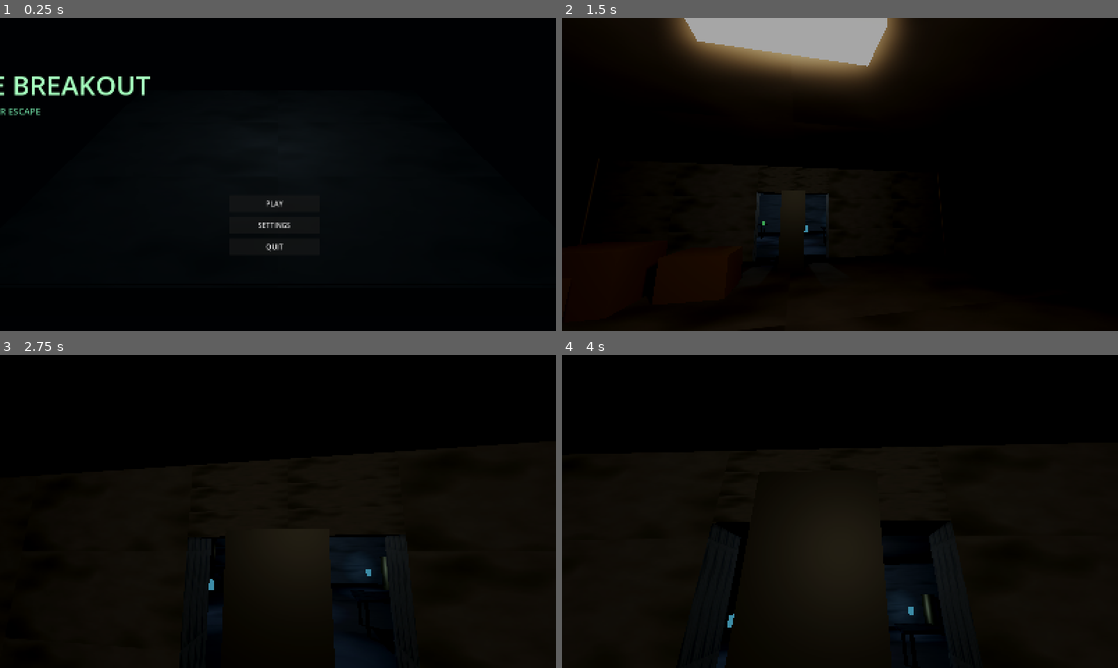
Above: before the commit, frames 1-4 (two rows, left to right).
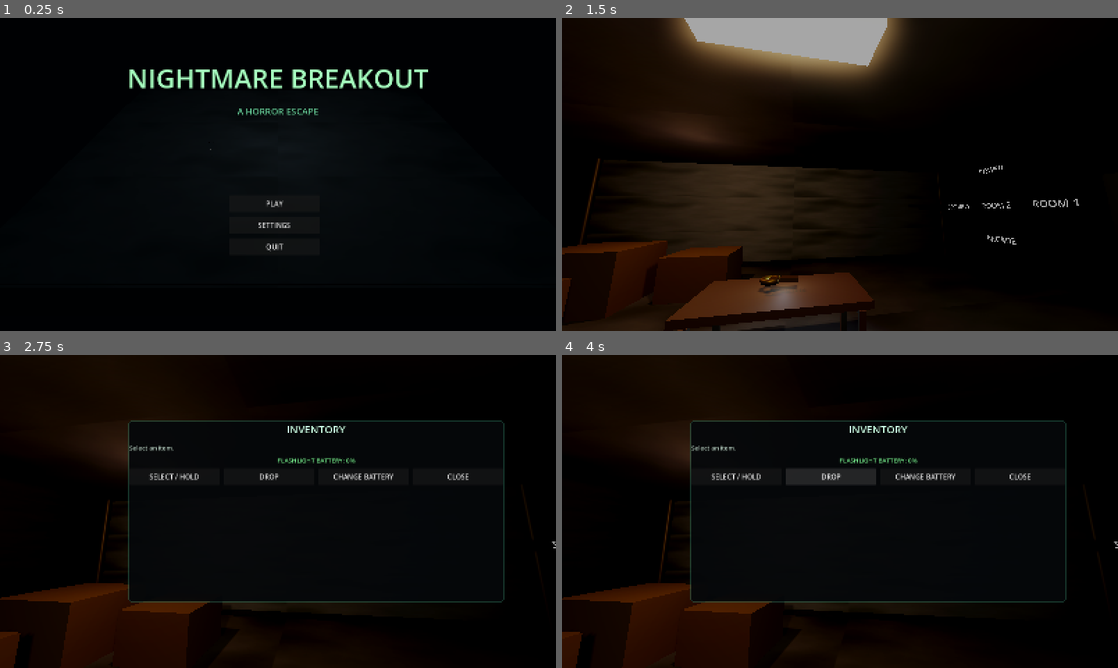
Above: after the commit, the same moments.

Repository: jakefnrr/NightmareBreakout
Game: Godot game, scene res://scenes/main.tscn
Same seed, same stepped clock (60 frames per second), same inputs: the game is played once before the commit and once after it.
Inputs (mouse positions are in pixels of both pictures, inside the frame that each line leads up to):
- Up to frame 1 (0.25 s): no input
- Up to frame 2 (1.5 s): click "PLAY" at 0.5 s; tap Enter at 1.25 s; move the mouse to (867, 174) at 1.27 s; hold W (move_forward) from 1.28 s (still down); hold F (flashlight) from 1.28 s (still down)
- Up to frame 3 (2.75 s): keep holding W (move_forward); tap Space (jump) at 1.52, 1.82, 2.27, 2.57 s; tap E (interact) at 1.55, 2.1 s; move the mouse to (250, 511) at 2.02 s; release F (flashlight) at 2.03 s; tap Q at 2.3 s
- Up to frame 4 (4 s): release W (move_forward) at 2.75 s; click (734, 477) at 2.75 s, where only the run after the commit has a clickable "SELECT / HOLD"; click (828, 477) at 3.5 s, where only the run after the commit has a clickable "DROP"

The runs differ from the first frame. In frame 1, 2.7% of the frame differs, in the area x 0-77%, y 16-43%; in frame 2, 15%, in the area x 0-93%, y 24-100%; in frame 3, 8.6%; in frame 4, 10%.

Commit message:
update

Diff:
--- a/scripts/level.gd
+++ b/scripts/level.gd
@@ -16,15 +16,17 @@
 	_build_shell()
 	_build_room("r1", Rect2(-24, -6, 12, 12), _mat("concrete"), _mat("concrete_dark"), [
 		{"side": "E", "at": 0.0, "door": "door_r1_r2"},
-		{"side": "N", "at": -18.0, "door": "door_r1_ws"},
-	])
-	_build_room("ws", Rect2(-24, -16, 12, 10), _mat("concrete_dark"), _mat("concrete_dark"), [
-		{"side": "S", "at": -18.0, "door": "door_r1_ws"},
+		{"side": "E", "at": 3.5, "door": "door_r1_r2_secret"},
+	])
+	_build_room("ws", Rect2(-12, -16, 16, 10), _mat("concrete_dark"), _mat("concrete_dark"), [
+		{"side": "S", "at": -4.0, "door": "door_r2_ws"},
 	])
 	_build_room("r2", Rect2(-12, -6, 16, 12), _mat("wall_paint"), _mat("concrete"), [
 		{"side": "W", "at": 0.0, "door": "door_r1_r2"},
+		{"side": "W", "at": 3.5, "door": "door_r1_r2_secret"},
 		{"side": "E", "at": 0.0, "door": "door_r2_sec"},
 		{"side": "S", "at": -4.0, "door": "door_r2_vg"},
+		{"side": "N", "at": -4.0, "door": "door_r2_ws"},
 	])
 	_build_room("sec", Rect2(4, -6, 12, 12), _mat("metal_dark"), _mat("concrete_dark"), [
 		{"side": "W", "at": 0.0, "door": "door_r2_sec"},
@@ -139,10 +141,12 @@
 
 func _doors() -> void:
 	# id, position, horizontal (N/S wall => panel width along x), req
-	_door("door_r1_r2", Vector3(-12, DOOR_H / 2, 0), true, {})
-	_door("door_r1_ws", Vector3(-18, DOOR_H / 2, -6), false, {"key": "key_room2"})
-	_door("door_r2_sec", Vector3(4, DOOR_H / 2, 0), true, {"cell": "power_cell"})
-	_door("door_r2_vg", Vector3(-4, DOOR_H / 2, 6), false, {"key": "key_vg"})
+	_door("door_r1_r2", Vector3(-12, DOOR_H / 2, 0), false, {"key": "gold_key"})
+	_door("door_r1_r2_secret", Vector3(-12, DOOR_H / 2, 3.5), false, {})
+	game.doors["door_r1_r2_secret"]["mesh"].material_override = _mat("concrete_dark")
+	_door("door_r2_ws", Vector3(-4, DOOR_H / 2, -6), true, {"key": "key_power"})
+	_door("door_r2_sec", Vector3(4, DOOR_H / 2, 0), false, {"cell": "power_cell"})
+	_door("door_r2_vg", Vector3(-4, DOOR_H / 2, 6), true, {"key": "key_vg"})
 
 
 func _door(id: String, pos: Vector3, horizontal: bool, req: Dictionary) -> void:
@@ -179,6 +183,16 @@
 	_box(_c("r1", -1.8, -3.8, 0.4), Vector3(1.2, 0.8, 1.2), _mat("crate"), true, "wood")
 	_box(_c("r1", -3.6, -2.0, 0.35), Vector3(1.0, 0.7, 1.0), _mat("crate"), true, "wood")
 	_box(_c("r1", 3.5, 3.5, 0.25), Vector3(2.2, 0.5, 1.2), _mat("sheet"), true, "carpet")
+	# Table in Room 1 (holds the gold key).
+	var tc = _c("r1", 0, -1)
+	_box(Vector3(tc.x, 0.78, tc.z), Vector3(1.7, 0.07, 0.95), _mat("wood"), true, "wood")
+	for sx in [-0.75, 0.75]:
+		for sz in [-0.4, 0.4]:
+			_box(Vector3(tc.x + sx, 0.36, tc.z + sz), Vector3(0.07, 0.72, 0.07), _mat("wood"), false)
+	# Crates hiding the secret door on the east wall.
+	_box(_c("r1", 4.0, 4.2, 0.5), Vector3(1.3, 1.0, 1.3), _mat("crate"), true, "wood")
+	_box(_c("r1", 4.0, 2.6, 0.45), Vector3(1.2, 0.9, 1.1), _mat("crate"), true, "wood")
+	_box(_c("r1", 3.4, 3.4, 0.3), Vector3(0.9, 0.6, 0.9), _mat("crate"), true, "wood")
 	# Main Room 2: desks + shelf + storage.
 	_desk(_c("r2", -4, -3.5))
 	_desk(_c("r2", 3.5, -3.5))
@@ -216,6 +230,10 @@
 	_fixture("r2", "fixture_cool")
 	_fixture("ws", "fixture_cool")
 	_fixture("vg", "fixture_purple")
+	# Generous interact zones on desk monitors.
+	for d in [_c("r2", -4, -3.5), _c("r2", 3.5, -3.5), _c("sec", -2.5, -3.0), _c("sec", 2.0, -3.0)]:
+		_zone(Vector3(d.x + 0.4, 1.05, d.z - 0.2), Vector3(1.1, 0.8, 0.9),
+			{"type": "computer", "id": "desk", "prompt": "MONITOR"})
 
 
 func _trims(rid: String) -> void:
@@ -246,13 +264,24 @@
 	add_child(mi)
 
 
+func _zone(center: Vector3, size: Vector3, data: Dictionary) -> void:
+	var body = StaticBody3D.new()
+	body.position = center
+	body.set_meta("interact", data)
+	var col = CollisionShape3D.new()
+	var s = BoxShape3D.new(); s.size = size
+	col.shape = s
+	body.add_child(col)
+	add_child(body)
+
+
 func _desk(center: Vector3) -> void:
 	_box(Vector3(center.x, 0.75, center.z), Vector3(1.8, 0.08, 0.9), _mat("wood"), true, "wood")
 	for sx in [-0.8, 0.8]:
 		for sz in [-0.35, 0.35]:
 			_box(Vector3(center.x + sx, 0.35, center.z + sz), Vector3(0.06, 0.7, 0.06), _mat("metal_dark"), false)
 	# Monitor.
-	_box(Vector3(center.x + 0.4, 1.05, center.z - 0.2), Vector3(0.7, 0.5, 0.06), _mat("screen"), false)
+	_box(Vector3(center.x + 0.4, 1.05, center.z - 0.2), Vector3(0.7, 0.5, 0.06), _mat("monitor"), false)
 
 
 func _table(center: Vector3) -> void:
--- a/scripts/main.gd
+++ b/scripts/main.gd
@@ -29,13 +29,17 @@
 var panel_count := 0
 var sec_lights: Array = []
 var sec_on := false
+var room_lights := {}
+var lights_out := false
+var blackout_timer := 0.0
 var scare_tex: Texture2D = null
 
 const ITEMS := {
 	"flashlight": {"name": "FLASHLIGHT", "type": "flashlight", "desc": "A heavy tactical flashlight. Press F to toggle. Battery drains only while ON."},
 	"battery": {"name": "BATTERY", "type": "battery", "desc": "Spare battery for the flashlight. Only one spare can be carried."},
 	"power_cell": {"name": "POWER CELL", "type": "powercell", "desc": "A charged power cell. The Security Room door consumes one."},
-	"key_room2": {"name": "BRASS KEY", "type": "key", "desc": "Heavy brass key. Opens the Workspace door in Main Room 1."},
+	"gold_key": {"name": "GOLD KEY", "type": "key", "desc": "A heavy gold key. Opens the door to Main Room 2."},
+	"key_power": {"name": "STORAGE KEY", "type": "key", "desc": "A small brass key. Opens the Power Room door in Room 2."},
 	"key_vg": {"name": "SECURITY KEY", "type": "key", "desc": "Security keycard-style key. Opens the Video Game Room door."},
 }
 
@@ -145,6 +149,7 @@
 	mats["fixture_cool"] = _mat(Color(0.85, 0.95, 1), 0.4, 0.0, Color(0.65, 0.85, 1), 2.2)
 	mats["fixture_purple"] = _mat(Color(0.8, 0.6, 1), 0.4, 0.0, Color(0.6, 0.35, 1), 2.2)
 	mats["fixture_green"] = _mat(Color(0.6, 1, 0.7), 0.4, 0.0, Color(0.35, 1, 0.55), 2.2)
+	mats["monitor"] = _mat(Color(0.03, 0.05, 0.08), 0.25, 0.3, Color(0.08, 0.22, 0.4), 0.5)
 
 
 func _build_environment() -> void:
@@ -192,8 +197,17 @@
 	var mi = MeshInstance3D.new()
 	match ITEMS[item_id]["type"]:
 		"key":
-			var bm = BoxMesh.new(); bm.size = Vector3(0.28, 0.04, 0.1); mi.mesh = bm
+			var bm = BoxMesh.new(); bm.size = Vector3(0.3, 0.04, 0.1); mi.mesh = bm
 			mi.material_override = mats["key_gold"]
+			var ring = MeshInstance3D.new()
+			var tm = TorusMesh.new()
+			tm.inner_radius = 0.045; tm.outer_radius = 0.11
+			tm.rings = 12; tm.ring_segments = 8
+			ring.mesh = tm
+			ring.material_override = mats["key_gold"]
+			ring.position = Vector3(-0.14, 0, 0)
+			ring.rotation.y = PI / 2
+			mi.add_child(ring)
 		"battery":
 			var cm = CylinderMesh.new(); cm.top_radius = 0.07; cm.bottom_radius = 0.07; cm.height = 0.22; mi.mesh = cm
 			mi.material_override = mats["battery_green"]
@@ -239,8 +253,10 @@
 
 
 func _setup_content() -> void:
-	# Main Room 2 key.
-	_world_item("key_room2", _room_pos("r2", -4.0, -3.5, 0.95))
+	# Gold key on the Room 1 table.
+	_world_item("gold_key", _room_pos("r1", 0.0, -1.0, 0.92))
+	# Storage key on a Room 2 desk (opens the Power Room door).
+	_world_item("key_power", _room_pos("r2", -4.0, -3.5, 0.95))
 	# Workspace supplies.
 	_world_item("flashlight", _room_pos("ws", 0.0, 0.0, 0.95))
 	_world_item("battery", _room_pos("ws", -2.0, -2.0, 0.95))
@@ -261,10 +277,30 @@
 	_prop_box(ap + Vector3(0, 1.1, 0), Vector3(1.1, 2.2, 0.8), mats["machine_dark"],
 		{"type": "arcade", "id": "arcade", "prompt": "PLAY"})
 	_prop_box(ap + Vector3(0, 1.7, 0.45), Vector3(0.8, 0.6, 0.05), mats["screen"], {}, false)
+	# Power button on the Power Room wall.
+	_prop_box(Vector3(3.72, 1.4, -8.0), Vector3(0.12, 0.35, 0.5), mats["hazard"],
+		{"type": "power_button", "id": "main", "prompt": "POWER BUTTON"})
+	# Generous interact zones for arcade + security terminal.
+	var ap2 = _room_pos("vg", 5.0, -2.0, 1.1)
+	_zone(ap2, Vector3(2.1, 2.4, 1.5), {"type": "arcade", "id": "arcade", "prompt": "PLAY"})
+	_zone(_room_pos("sec", 2.0, -3.0, 1.1), Vector3(1.7, 1.2, 1.0),
+		{"type": "computer", "id": "sec_pc", "prompt": "USE TERMINAL"})
 	# Stopwatch in Main Room 1.
 	_stopwatch(_room_pos("r1", 3.0, 3.0, 0.0))
-	# Wall map in Main Room 1 (west wall).
-	_map_board(Vector3(-23.62, 1.9, 0), PI / 2)
+	# Wall map in Main Room 1, on the east wall next to the exit door.
+	_map_board(Vector3(-12.1, 1.9, -3.6), -PI / 2)
+
+
+func _zone(center: Vector3, size: Vector3, data: Dictionary) -> void:
+	var body = StaticBody3D.new()
+	body.position = center
+	body.set_meta("interact", data)
+	var col = CollisionShape3D.new()
+	var s = BoxShape3D.new(); s.size = size
+	col.shape = s
+	col.name = "Col"
+	body.add_child(col)
+	add_child(body)
 
 
 func _stopwatch(pos: Vector3) -> void:
@@ -295,14 +331,42 @@
 		var x = ox + (r.position.x - bx) * sx
 		var y = oy + (r.position.y - bz) * sz
 		img.fill_rect(Rect2i(int(x), int(y), int(r.size.x * sx), int(r.size.y * sz)), rooms_draw[rid])
+	# Door markers at their true positions.
+	for did in doors:
+		var rec: Dictionary = doors[did]
+		var dp: Vector3 = rec["node"].position
+		var dx = int(ox + (dp.x - bx) * sx)
+		var dy = int(oy + (dp.z - bz) * sz)
+		img.fill_rect(Rect2i(dx - 5, dy - 5, 10, 10), Color(1, 1, 1))
+	img.flip_x()
 	var tex = ImageTexture.create_from_image(img)
 	var pm = MeshInstance3D.new()
-	var plane = PlaneMesh.new(); plane.size = Vector2(4.2, 3.15)
+	var plane = PlaneMesh.new(); plane.size = Vector2(4.8, 3.6)
 	pm.mesh = plane
 	pm.material_override = _mat(Color(1, 1, 1), 0.8, 0.0, Color(0.1, 0.2, 0.15), 0.6, tex, 1.0)
 	pm.position = pos
 	pm.rotation.y = rot_y
 	add_child(pm)
+	# Room labels on the map.
+	var names = {"r1": "ROOM 1", "ws": "POWER", "r2": "ROOM 2", "sec": "SECURITY", "vg": "ARCADE"}
+	var pw = 4.8; var ph = 3.6
+	for rid in names:
+		var r: Rect2 = level.room_rect(rid)
+		var rcx = r.position.x + r.size.x / 2
+		var rcz = r.position.y + r.size.y / 2
+		var ix = ox + (rcx - bx) * sx
+		var iy = oy + (rcz - bz) * sz
+		var lx = (0.5 - ix / 1024.0) * pw
+		var ly = (0.5 - iy / 768.0) * ph
+		var lbl = Label3D.new()
+		lbl.text = names[rid]
+		lbl.font_size = 64
+		lbl.pixel_size = 0.0035
+		lbl.modulate = Color(1, 1, 1, 0.95)
+		lbl.no_depth_test = true
+		lbl.position = pos + Vector3(-0.07, ly, lx)
+		lbl.rotation.y = rot_y
+		add_child(lbl)
 
 
 # ---------------------------------------------------------------
@@ -321,16 +385,25 @@
 	return l
 
 
+func _room_light(rid: String, pos: Vector3, color: Color, energy: float, rng_m: float) -> OmniLight3D:
+	var l = _omni(pos, color, energy, rng_m)
+	if not room_lights.has(rid):
+		room_lights[rid] = []
+	room_lights[rid].append(l)
+	lights.append(l)
+	return l
+
+
 func _setup_lighting() -> void:
-	# Main Room 1: moody warm.
-	lights.append(_omni(level.room_center("r1") + Vector3(0, 2.7, 0), Color(1, 0.82, 0.6), 0.95, 10))
+	# Main Room 1: moody warm (two fixtures for coverage).
+	_room_light("r1", level.room_center("r1") + Vector3(0, 2.7, 0), Color(1, 0.82, 0.6), 0.95, 10)
+	_room_light("r1", level.room_center("r1") + Vector3(-2, 2.7, -3), Color(1, 0.7, 0.5), 0.6, 7)
 	# Main Room 2: neutral.
-	var l2 = _omni(level.room_center("r2") + Vector3(0, 2.7, 0), Color(0.85, 0.92, 1.0), 1.15, 11)
-	lights.append(l2)
-	# Workspace: cool work light.
-	lights.append(_omni(level.room_center("ws") + Vector3(0, 2.7, 0), Color(0.75, 0.88, 1.0), 1.0, 10))
+	_room_light("r2", level.room_center("r2") + Vector3(0, 2.7, 0), Color(0.85, 0.92, 1.0), 1.15, 11)
+	# Power Room: cool work light.
+	_room_light("ws", level.room_center("ws") + Vector3(0, 2.7, 0), Color(0.75, 0.88, 1.0), 1.0, 10)
 	# Video Game Room: purple arcade glow.
-	lights.append(_omni(level.room_center("vg") + Vector3(0, 2.6, 0), Color(0.65, 0.45, 1.0), 1.0, 11))
+	_room_light("vg", level.room_center("vg") + Vector3(0, 2.6, 0), Color(0.65, 0.45, 1.0), 1.0, 11)
 	# Security room: OFF until switch. Two fixtures + faint emergency.
 	var sr = level.room_rect("sec")
 	for i in 2:
@@ -339,15 +412,44 @@
 		var l = _omni(Vector3(fx, 2.9, fz), Color(0.45, 1.0, 0.6), 1.25, 10)
 		l.visible = false
 		sec_lights.append(l)
+		if not room_lights.has("sec"):
+			room_lights["sec"] = []
+		room_lights["sec"].append(l)
 		lights.append(l)
 	var emerg = _omni(level.room_center("sec") + Vector3(0, 2.8, 0), Color(1, 0.15, 0.1), 0.12, 8)
 	lights.append(emerg)
 
 
+func _trigger_blackout() -> void:
+	lights_out = true
+	blackout_timer = randf_range(45.0, 90.0)
+	for rid in room_lights:
+		for l in room_lights[rid]:
+			l.visible = false
+	# A spare battery always appears in the Power Room.
+	_world_item("battery", _room_pos("ws", randf_range(-4.0, 4.0), randf_range(-3.0, 3.0), 0.95))
+	if audio: audio.play_sfx("power_down")
+	ui.show_message("POWER FAILURE — GO TO THE POWER ROOM", 4.0)
+
+
+func _power_button() -> void:
+	if lights_out:
+		lights_out = false
+		blackout_timer = randf_range(50.0, 95.0)
+		for rid in room_lights:
+			for l in room_lights[rid]:
+				l.visible = (rid != "sec") or sec_on
+		if audio: audio.play_sfx("power_up")
+		ui.show_message("POWER RESTORED", 2.0)
+	else:
+		if audio: audio.play_sfx("ui_click")
+		ui.show_message("POWER NOMINAL", 1.6)
+
+
 func _toggle_security_lights() -> void:
 	sec_on = not sec_on
 	for l in sec_lights:
-		l.visible = sec_on
+		l.visible = sec_on and not lights_out
 	if audio:
 		audio.play_sfx("power_up" if sec_on else "power_down")
 	ui.show_message("LIGHTS ON" if sec_on else "LIGHTS OFF", 1.6)
@@ -476,6 +578,8 @@
 	held_index = inventory.size() - 1
 	if ui.inventory_panel.visible:
 		ui.refresh_inventory()
+	if player:
+		player.update_held_view()
 	return true
 
 
@@ -487,6 +591,8 @@
 				held_index = inventory.size() - 1
 			if ui.inventory_panel.visible:
 				ui.refresh_inventory()
+			if player:
+				player.update_held_view()
 			return true
 	return false
 
@@ -501,6 +607,8 @@
 	if item_id == "flashlight":
 		player.set_flashlight_owned(true)
 		player.set_battery(100.0)
+		if blackout_timer <= 0.0:
+			blackout_timer = randf_range(50.0, 95.0)
 	if node != null and dropped_nodes.has(node):
 		dropped_nodes.erase(node)
 		node.queue_free()
@@ -525,6 +633,8 @@
 		return
 	held_index = i
 	ui.refresh_inventory()
+	if player:
+		player.update_held_view()
 
 
 func inventory_drop(i: int) -> void:
@@ -540,6 +650,8 @@
 	if audio:
 		audio.play_sfx("drop")
 	ui.refresh_inventory()
+	if player:
+		player.update_held_view()
 
 
 func inventory_replace_battery() -> void:
@@ -561,6 +673,8 @@
 		audio.play_sfx("keycard")
 	ui.show_message("BATTERY REPLACED", 2.0)
 	ui.refresh_inventory()
+	if player:
+		player.update_held_view()
 
 
 func _spawn_dropped(item_id: String) -> void:
@@ -589,19 +703,20 @@
 	var t: String = data.get("type", "")
 	match t:
 		"pickup":
-			return "E — " + str(ITEMS.get(data.get("item_id", ""), {}).get("name", "PICK UP"))
+			return "[E] PICK UP " + str(ITEMS.get(data.get("item_id", ""), {}).get("name", "ITEM"))
 		"door":
 			var rec: Dictionary = doors.get(data.get("id", ""), {})
 			if rec.get("open", false):
 				return ""
 			var req: Dictionary = rec.get("req", {})
 			if req.size() == 0:
-				return "E — OPEN"
-			return "LOCKED — " + _req_text(req)
-		"switch": return "E — LIGHT SWITCH"
-		"arcade": return "E — PLAY"
-		"computer": return "E — USE TERMINAL"
-		_: return str(data.get("prompt", "E — INTERACT"))
+				return "[E] OPEN"
+			return "[E] LOCKED — " + _req_text(req)
+		"switch": return "[E] LIGHT SWITCH"
+		"arcade": return "[E] PLAY"
+		"computer": return "[E] USE " + str(data.get("prompt", "TERMINAL"))
+		"power_button": return "[E] POWER BUTTON"
+		_: return "[E] " + str(data.get("prompt", "INTERACT"))
 
 
 func _req_text(req: Dictionary) -> String:
@@ -618,6 +733,7 @@
 		"pickup": try_pickup(data)
 		"door": try_door(str(data.get("id", "")))
 		"switch": _toggle_security_lights()
+		"power_button": _power_button()
 		"arcade": open_snake()
 		"computer": open_computer(str(data.get("id", "")))
 
@@ -639,6 +755,13 @@
 		return
 	if req.has("cell"):
 		remove_item(req["cell"])
+	if req.has("key"):
+		remove_item(req["key"])
+		rec["open"] = true
+		_set_door_open(rec)
+		if audio: audio.play_sfx("door_open")
+		ui.show_message(str(ITEMS[req["key"]]["name"]) + " USED", 1.5)
+		return
 	rec["open"] = true
 	_set_door_open(rec)
 	if audio: audio.play_sfx("door_open")
@@ -646,11 +769,16 @@
 
 func _set_door_open(rec: Dictionary) -> void:
 	var col: CollisionShape3D = rec["col"]
+	col.disabled = true
 	col.set_deferred("disabled", true)
+	var dbody: StaticBody3D = rec["node"]
+	dbody.collision_layer = 0
+	dbody.collision_mask = 0
 	var mesh: MeshInstance3D = rec["mesh"]
 	var tw = create_tween()
-	tw.tween_property(mesh, "position:y", mesh.position.y - 2.6, 0.7)\
+	tw.tween_property(mesh, "position:y", mesh.position.y - 2.6, 0.35)\
 		.set_trans(Tween.TRANS_CUBIC).set_ease(Tween.EASE_IN)
+	tw.tween_callback(func(): mesh.visible = false)
 
 
 func open_computer(cid: String) -> void:
@@ -658,6 +786,10 @@
 		ui.show_document("SECURITY TERMINAL",
 			"CAMERA NETWORK: OFFLINE\nDOOR LOG: SEALED\n\nA note is pinned to the monitor:\n\n'The thing in the sub-basement still walks the halls at night. Do not answer the arcade machine after dark.'")
 		if audio: audio.play_sfx("document")
+	elif cid == "desk":
+		ui.show_document("MONITOR",
+			"NO SIGNAL\n\nThe screen flickers once, then goes dark.\nNothing useful here — just an old terminal.")
+		if audio: audio.play_sfx("document")
 
 
 func open_snake() -> void:
@@ -683,6 +815,12 @@
 		total_time += delta
 	if stopwatch_label:
 		stopwatch_label.text = format_time(total_time)
+	# Random blackouts once the player has the flashlight.
+	if started and not get_tree().paused and not ui_blocking() \
+			and player.has_flashlight and not lights_out:
+		blackout_timer -= delta
+		if blackout_timer <= 0.0:
+			_trigger_blackout()
 	# Prompt
 	if player and ui:
 		ui.update_prompt(player.prompt_text if is_playing() and not ui_blocking() else "")
--- a/scripts/player.gd
+++ b/scripts/player.gd
@@ -29,6 +29,7 @@
 var prompt_text = ""
 var frozen = false
 var dead = false
+var held_anchor: Node3D = null
 
 
 func _ready() -> void:
@@ -36,6 +37,27 @@
 	torch.visible = false
 	if torch_mesh:
 		torch_mesh.visible = false
+	held_anchor = Node3D.new()
+	held_anchor.name = "HeldItem"
+	held_anchor.position = Vector3(0.38, -0.38, -0.6)
+	cam.add_child(held_anchor)
+	update_held_view()
+
+
+func update_held_view() -> void:
+	if held_anchor == null:
+		return
+	for c in held_anchor.get_children():
+		c.queue_free()
+	if game == null or game.held_index < 0 or game.held_index >= game.inventory.size():
+		return
+	var id: String = game.inventory[game.held_index]
+	if id == "flashlight":
+		return  # flashlight has its own viewmodel
+	var m = game._item_mesh(id)
+	m.scale = Vector3.ONE * 1.1
+	m.rotation = Vector3(0.3, 0.6, 0.2)
+	held_anchor.add_child(m)
 
 
 func add_shake(amount: float) -> void:
@@ -97,6 +119,8 @@
 	elif event.is_action_pressed("flashlight") and not is_echo:
 		toggle_flashlight()
 	elif event.is_action_pressed("inventory") and not is_echo:
+		game.toggle_inventory()
+	elif event is InputEventKey and event.keycode == KEY_Q and event.pressed and not event.echo:
 		game.toggle_inventory()
 	elif event.is_action_pressed("ui_cancel") and not is_echo:
 		game.toggle_pause_or_close()
--- a/scripts/ui.gd
+++ b/scripts/ui.gd
@@ -110,14 +110,20 @@
 	main_menu.add_child(dim)
 	var title = _label(main_menu, "NIGHTMARE BREAKOUT", 76,
 		Color(0.65, 1.0, 0.75), HORIZONTAL_ALIGNMENT_CENTER)
-	title.set_anchors_preset(Control.PRESET_CENTER_TOP)
-	title.position = Vector2(-500, 140)
-	title.custom_minimum_size = Vector2(1000, 110)
+	title.set_anchors_preset(Control.PRESET_TOP_WIDE)
+	title.offset_left = 0
+	title.offset_right = 0
+	title.offset_top = 120
+	title.offset_bottom = 240
+	title.custom_minimum_size = Vector2(0, 120)
 	var sub = _label(main_menu, "A HORROR ESCAPE", 26, Color(0.4, 0.8, 0.6),
 		HORIZONTAL_ALIGNMENT_CENTER)
-	sub.set_anchors_preset(Control.PRESET_CENTER_TOP)
-	sub.position = Vector2(-400, 250)
-	sub.custom_minimum_size = Vector2(800, 50)
+	sub.set_anchors_preset(Control.PRESET_TOP_WIDE)
+	sub.offset_left = 0
+	sub.offset_right = 0
+	sub.offset_top = 250
+	sub.offset_bottom = 300
+	sub.custom_minimum_size = Vector2(0, 50)
 	var box = VBoxContainer.new()
 	box.set_anchors_preset(Control.PRESET_CENTER)
 	box.position = Vector2(-140, 60)
--- a/test_small.gd
+++ b/test_small.gd
@@ -26,25 +26,40 @@
 	await process_frame
 	game = main
 	check(game.player != null, "player spawned")
-	check(game.doors.size() == 4, "4 doors built")
+	check(game.doors.size() == 5, "5 doors built")
 	check(game.world_items.size() >= 8, "world items placed")
 	check(not game.started, "not started before Play")
 	game.start_game()
 	check(game.started, "game started")
 	await process_frame
-	check(game.total_time >= 0.0, "timer running state ok")
 
-	# Progression: Room2 key.
-	var r = _world_pick("key_room2")
-	check(not r.is_empty(), "key_room2 exists")
-	game.try_pickup({"item_id": "key_room2", "node": r["node"], "pick_id": r["pick_id"]})
-	check(game.has_item("key_room2"), "picked up BRASS KEY")
+	# Room 1 gold key -> Room 2 door.
+	var r = _world_pick("gold_key")
+	check(not r.is_empty(), "gold_key exists")
+	game.try_pickup({"item_id": "gold_key", "node": r["node"], "pick_id": r["pick_id"]})
+	check(game.has_item("gold_key"), "picked up GOLD KEY")
+	game.try_door("door_r1_r2")
+	check(game.doors["door_r1_r2"]["open"], "room2 door opens with gold key")
+	check(not game.has_item("gold_key"), "gold key consumed")
+	for i in 60:
+		await process_frame
+	check(game.doors["door_r1_r2"]["mesh"].position.y < -0.5, "door mesh sank open")
+	check(game.doors["door_r1_r2"]["col"].disabled, "door collision off")
 
-	# Workspace door needs key.
-	game.try_door("door_r1_ws")
-	check(game.doors["door_r1_ws"]["open"], "workspace door opens with key")
+	# Secret door behind Room 1 crates opens freely.
+	game.try_door("door_r1_r2_secret")
+	check(game.doors["door_r1_r2_secret"]["open"], "secret door opens")
 
-	# Security door needs power cell; should be locked first.
+	# Power room door needs the desk key.
+	game.try_door("door_r2_ws")
+	check(not game.doors["door_r2_ws"]["open"], "power room door locked without key")
+	r = _world_pick("key_power")
+	check(not r.is_empty(), "key_power exists")
+	game.try_pickup({"item_id": "key_power", "node": r["node"], "pick_id": r["pick_id"]})
+	game.try_door("door_r2_ws")
+	check(game.doors["door_r2_ws"]["open"], "power room door opens with key")
+
+	# Security door needs power cell.
 	game.try_door("door_r2_sec")
 	check(not game.doors["door_r2_sec"]["open"], "security door locked without cell")
 	r = _world_pick("power_cell")
@@ -62,7 +77,7 @@
 	game.try_door("door_r2_vg")
 	check(game.doors["door_r2_vg"]["open"], "vg door opens with key")
 
-	# Security lights start off, switch turns on.
+	# Security lights off -> switch on.
 	var any_on = false
 	for l in game.sec_lights:
 		if l.visible: any_on = true
@@ -73,22 +88,13 @@
 		if not l.visible: any_on = false
 	check(any_on, "security lights on after switch")
 
-	# Flashlight.
+	# Flashlight + battery swap.
 	r = _world_pick("flashlight")
 	game.try_pickup({"item_id": "flashlight", "node": r["node"], "pick_id": r["pick_id"]})
 	check(game.player.has_flashlight, "flashlight owned")
 	check(game.player.battery_percent == 100.0, "battery at 100%")
-	var ev = InputEventAction.new()
-	ev.action = "flashlight"
-	ev.pressed = true
-	game.player._unhandled_input(ev)
-	check(game.player.flashlight_on, "flashlight toggled on")
-	game.player._unhandled_input(ev)
-	check(not game.player.flashlight_on, "flashlight toggled off")
-
-	# Battery swap (free an inventory slot first).
 	for i in game.inventory.size():
-		if game.inventory[i] == "key_room2":
+		if game.inventory[i] == "gold_key":
 			game.inventory_drop(i)
 			break
 	r = _world_pick("battery")
@@ -102,15 +108,33 @@
 	check(game.player.battery_percent == 100.0, "battery replaced to 100%")
 	check(not game.has_item("battery"), "spare battery consumed")
 
-	# Snake: open, step, game over path, play again, back -> jumpscare.
+	# Blackout system.
+	check(not game.lights_out, "lights on before blackout")
+	game._trigger_blackout()
+	check(game.lights_out, "blackout triggered")
+	var r1_lit = false
+	for l in game.room_lights["r1"]:
+		if l.visible: r1_lit = true
+	check(not r1_lit, "room lights off during blackout")
+	var batt = _world_pick("battery")
+	check(not batt.is_empty(), "spare battery spawned in power room")
+	game._power_button()
+	check(not game.lights_out, "power button restores lights")
+	r1_lit = false
+	for l in game.room_lights["r1"]:
+		if l.visible: r1_lit = true
+	check(r1_lit, "room lights back on")
+
+	# Snake + jumpscare.
 	game.snake.open()
 	check(game.snake.is_open(), "snake open")
 	check(paused, "game paused during snake")
 	game.snake.dir = Vector2i(1, 0)
 	for i in 40:
 		game.snake._step()
+		if game.snake.gameover:
+			break
 	check(game.snake.score >= 0, "snake steps ran")
-	# Force game over then PLAY AGAIN path (reset).
 	game.snake.snake_body = [Vector2i(0, 0)]
 	game.snake.dir = Vector2i(-1, 0)
 	game.snake._step()
@@ -123,8 +147,6 @@
 	await create_timer(1.4, true, false, true).timeout
 	check(not game.ui.scare_rect.visible, "jumpscare cleared")
 	check(not paused, "game resumed after jumpscare")
-
-	# Esc closes snake quietly without scare.
 	game.snake.open()
 	game.toggle_pause_or_close()
 	check(not game.snake.is_open(), "esc closes snake")
Not shown, added: scripts/level.gd.uid
Not shown, added: scripts/snake.gd.uid
Not shown, added: test_small.gd.uid
